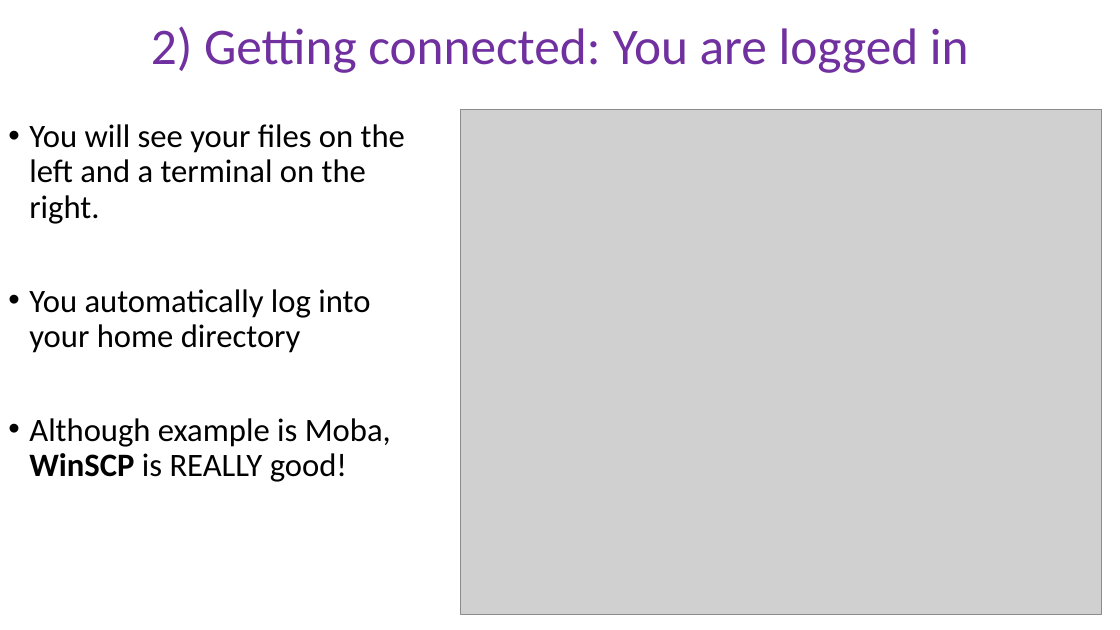
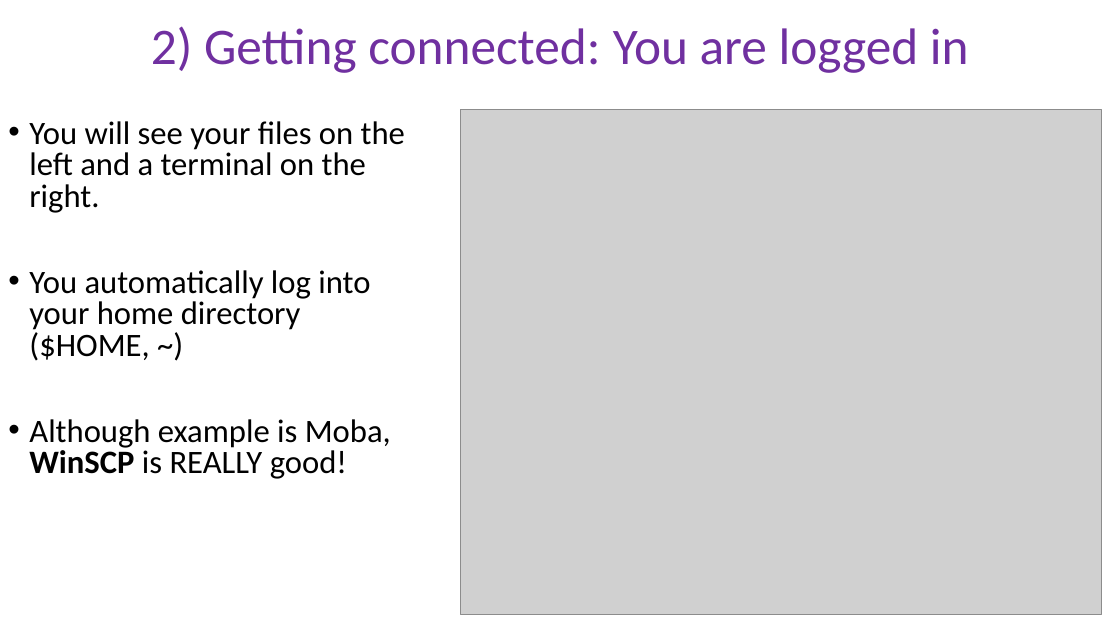
Before and after one commit to peterthorpe5/Sys_admin, a slide deck: slide 4 of cluster_course/powerpoint/2_Getting_connected.pptx. Drawn at 1120x630 pixels with LibreOffice and Linux fonts; fonts in the diff are those of the drawing; grey boxes stand for pictures. Boxes give left, top, right and bottom in pixels: in the first picture for what was removed or moved away, otherwise in the second. Text is boxed around its words. In the diff, an @@ line names an element or a change of style, - is before the commit and + after.

```diff
--- a/cluster_course/powerpoint/2_Getting_connected.pptx
+++ b/cluster_course/powerpoint/2_Getting_connected.pptx
@@ text at box(29, 121, 405, 479): line spacing 0.9 to 0.8 @@
@@ text at box(29, 270, 370, 361): text changed @@
-• You automatically log into your home directory
+• You automatically log into your home directory ($HOME, ~)
```
Also in this commit, not shown: 3 other slides changed, 1 other file.
